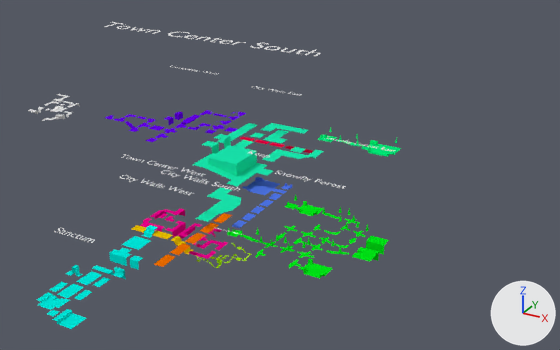
The Blender file dungeons.blend: old version first, new version second.
Camera for both pictures: a 50 mm lens placed at (43.7, -12.0, 29.1), pointed at (13.0, 43.9, 1.1). Lighting does not change. The marker at lower right points along +X, +Y and +Z.

In view in the first picture: 'Text.006', 'Text.007', 'Text.010', 'map19_Undercity West', 'map21_Keep', 'map23_City Walls South', 'map24_City Walls East', 'map26_Snowfly Forest', 'map27_Snowfly Forest East', 'map28_Town Center West', 'map29_Town Center South', 'map30_Town Center East', 'map3_Sanctum'.
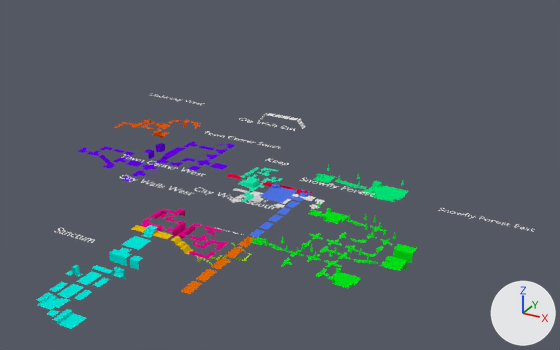
Commit message: more map

Boxes (x1, y1, x2, y2) around the edits, measured in the pictures (560 x 350 px):
```json
{"object": "map26_Snowfly Forest", "change": "moved", "before": [227, 194, 389, 278], "after": [251, 201, 417, 288]}
{"object": "map29_Town Center South", "change": "moved, rescaled", "before": [193, 123, 324, 222], "after": [238, 167, 282, 202], "on screen": "66% narrower, 64% shorter"}
{"object": "map19_Undercity West", "change": "moved", "before": [105, 110, 246, 142], "after": [78, 141, 235, 182]}
{"object": "map21_Keep", "change": "moved", "before": [232, 177, 292, 228], "after": [250, 184, 310, 237]}
{"object": "map27_Snowfly Forest East", "change": "moved", "before": [317, 127, 401, 157], "after": [313, 165, 409, 202]}
{"object": "map23_City Walls South", "change": "moved", "before": [154, 213, 232, 267], "after": [181, 236, 256, 294]}
{"object": "map30_Town Center East", "change": "recoloured, moved, turned", "before": [28, 94, 79, 121], "after": [114, 120, 201, 139]}
{"object": "Text.006", "change": "moved, rescaled", "before": [105, 22, 321, 56], "after": [204, 131, 280, 149], "on screen": "65% narrower, 46% shorter"}
{"object": "map20_Undercity East", "change": "added", "after": [230, 188, 324, 209]}
{"object": "map24_City Walls East", "change": "moved", "before": [240, 137, 313, 153], "after": [227, 174, 312, 195]}
{"object": "Text.007", "change": "moved", "before": [161, 170, 240, 191], "after": [194, 187, 274, 209]}
{"object": "Text.005", "change": "moved", "before": [275, 171, 346, 189], "after": [300, 178, 375, 196]}
{"object": "Text.010", "change": "moved", "before": [324, 138, 396, 152], "after": [439, 208, 535, 232]}
{"object": "map25_City Walls North", "change": "added", "after": [259, 113, 305, 129]}
{"object": "Text.009", "change": "moved", "before": [252, 86, 302, 96], "after": [239, 118, 295, 131]}
{"object": "Text.004", "change": "moved", "before": [170, 66, 219, 74], "after": [150, 93, 203, 105]}
{"object": "Text.008", "change": "moved", "before": [248, 151, 270, 158], "after": [265, 158, 289, 165]}
```

Scene script edits in JSON lines:
```json
{"op": "add", "block": "mat_material_015", "code": ["mat_material_015 = diffuse_material('Material.015')", "mat_material_015.base_color = (0.8, 0.0952, 0.0)  # orange #e75700"]}
{"block": "me_map30_town_center_east", "where": "me_map30_town_center_east.from_pydata(...)  # 809 vertices, 85 faces, 277 loose edges; spans x 0.0..66.0, y -16.0..0.0, z 0.0..77.0"}
{"op": "add", "block": "me_map30_town_center_east", "code": "me_map30_town_center_east.materials.append(mat_material_015)  # orange #e75700"}
{"op": "add", "block": "me_map25_city_walls_north", "code": ["me_map25_city_walls_north = bpy.data.meshes.new('map25_City Walls North')", "me_map25_city_walls_north.from_pydata(...)  # 420 vertices, 36 faces, 156 loose edges; spans x 0.0..8.0, y -23.0..0.0, z 0.0..111.0"]}
{"op": "add", "block": "me_map20_undercity_east", "code": ["me_map20_undercity_east = bpy.data.meshes.new('map20_Undercity East')", "me_map20_undercity_east.from_pydata(...)  # 870 vertices, 122 faces, 252 loose edges; spans x 0.0..45.0, y -26.0..0.0, z 0.0..112.0"]}
{"op": "set", "path": "ob_text_007.location", "old": "(16.83, 39.18, 4.832)", "new": "(16.6, 40.52, 4.832)"}
{"op": "set", "path": "ob_text_010.location", "old": "(18.5, 54.63, 0.000297)", "new": "(30.11, 53.42, 0.000297)"}
{"op": "set", "path": "ob_map30_town_center_east.location", "old": "(-22.49, 45.58, 0.0)", "new": "(-1.38, 47.41, 0.0)"}
{"op": "set", "path": "ob_map30_town_center_east.rotation_euler", "old": "(-1.571, 0.0, 0.0)", "new": "(-1.571, 0.0, 1.571)", "note": "degrees (-90, 0, 0) -> degrees (-90, 0, 90)"}
{"op": "set", "path": "ob_map27_snowfly_forest_east.location", "old": "(19.3, 54.72, 0.0)", "new": "(23.54, 45.31, 0.0)"}
{"op": "set", "path": "ob_map24_city_walls_east.location", "old": "(1.0, 56.27, -1.81)", "new": "(5.24, 46.86, -1.81)"}
{"op": "set", "path": "ob_map29_town_center_south.location", "old": "(13.45, 33.38, 0.34)", "new": "(12.54, 39.08, 0.0)"}
{"op": "set", "path": "ob_map29_town_center_south.scale", "old": "(0.3, 0.3, 0.3)", "new": "(0.1, 0.1, 0.1)"}
{"op": "set", "path": "ob_map21_keep.location", "old": "(14.12, 35.08, 0.04)", "new": "(16.15, 34.51, 0.0)"}
{"op": "set", "path": "ob_map23_city_walls_south.location", "old": "(13.8, 25.38, 1.36)", "new": "(16.19, 25.12, 0.0)"}
{"op": "set", "path": "ob_map26_snowfly_forest.location", "old": "(25.55, 30.89, -0.5)", "new": "(27.89, 30.67, -0.5)"}
{"op": "set", "path": "ob_map19_undercity_west.location", "old": "(0.65, 49.37, -2.0)", "new": "(4.98, 40.01, -2.0)"}
{"op": "add", "block": "ob_map25_city_walls_north", "code": ["ob_map25_city_walls_north = bpy.data.objects.new('map25_City Walls North', me_map25_city_walls_north)", "ob_map25_city_walls_north.location = (7.77, 58.5, -0.15)", "ob_map25_city_walls_north.rotation_euler = (-1.571, 0.0, 1.571)  # degrees (-90, 0, 90)", "ob_map25_city_walls_north.scale = (0.1, 0.1, 0.05)"]}
{"op": "add", "block": "ob_map20_undercity_east", "code": ["ob_map20_undercity_east = bpy.data.objects.new('map20_Undercity East', me_map20_undercity_east)", "ob_map20_undercity_east.location = (10.5, 55.03, -10.0)", "ob_map20_undercity_east.rotation_euler = (-1.571, 0.0, 1.571)  # degrees (-90, 0, 90)", "ob_map20_undercity_east.scale = (0.1, 0.1, 0.1)"]}
```
